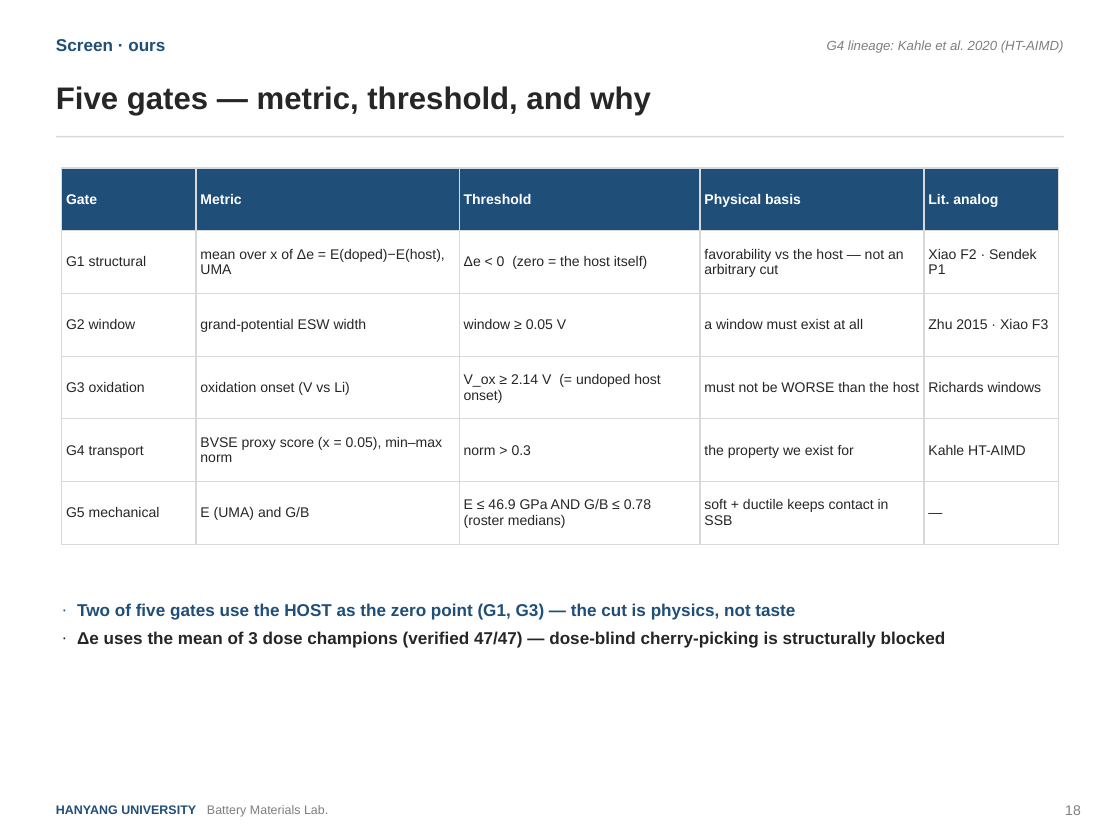
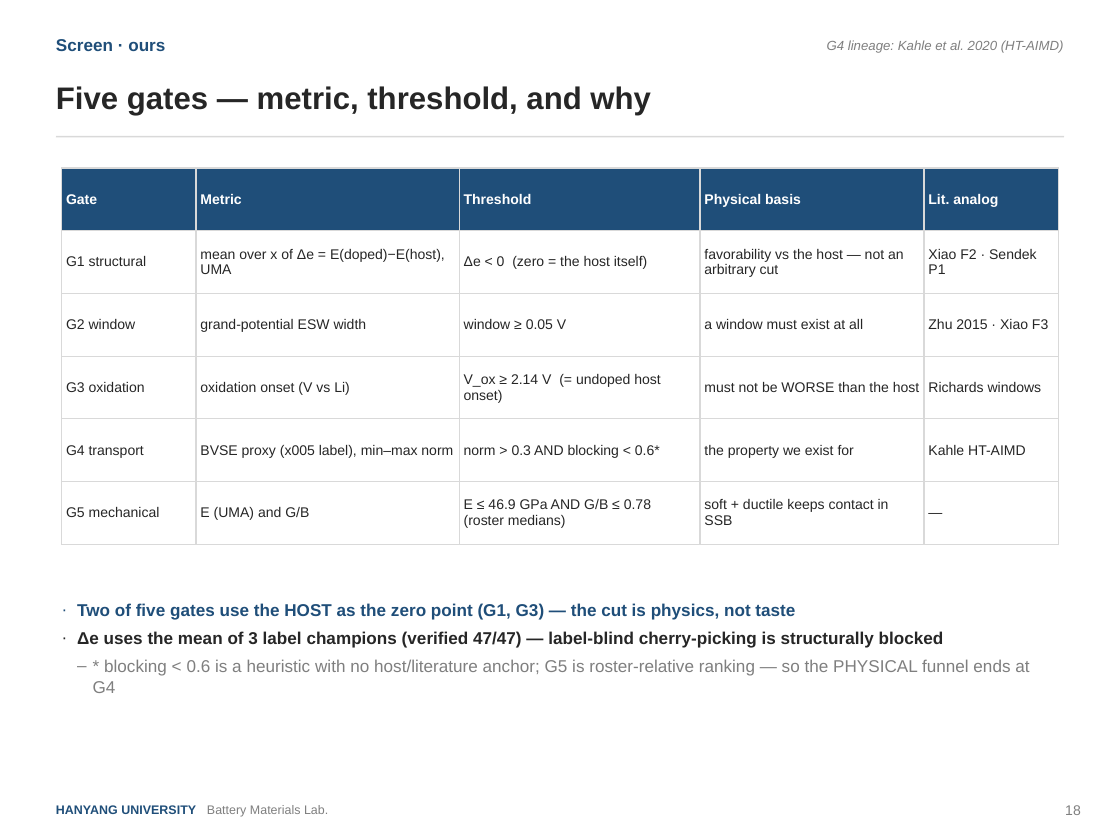
Before and after one commit to yonghoon7153-source/Yonghoon-DEM-DFT, a slide deck: slide 18 of kb/seminars/Research_Seminar_2026_08_v3.pptx. Drawn at 1120x840 pixels with LibreOffice and Linux fonts; fonts in the diff are those of the drawing. Boxes give left, top, right and bottom in pixels: in the first picture for what was removed or moved away, otherwise in the second. Text is boxed around its words. In the diff, an @@ line names an element or a change of style, - is before the commit and + after.

```diff
--- a/kb/seminars/Research_Seminar_2026_08_v3.pptx
+++ b/kb/seminars/Research_Seminar_2026_08_v3.pptx
@@ table at (62,168,1058,532) @@
-row 5, column 2: BVSE proxy score (x = 0.05), min–max norm
+row 5, column 2: BVSE proxy (x005 label), min–max norm
-row 5, column 3: norm > 0.3
+row 5, column 3: norm > 0.3 AND blocking < 0.6*
@@ text at (77,631,1029,693): text changed; text colour #262626 to #7F7F7F; bold off @@
-· Δe uses the mean of 3 dose champions (verified 47/47) — dose-blind cherry-picking is structurally blocked
+· Δe uses the mean of 3 label champions (verified 47/47) — label-blind cherry-picking is structurally blocked
+  – * blocking < 0.6 is a heuristic with no host/literature anchor; G5 is roster-relative ranking — so the PHYSICAL funnel ends at G4
```
Also in this commit, not shown: 25 other slides changed, 2 slides added, 21 other files.
